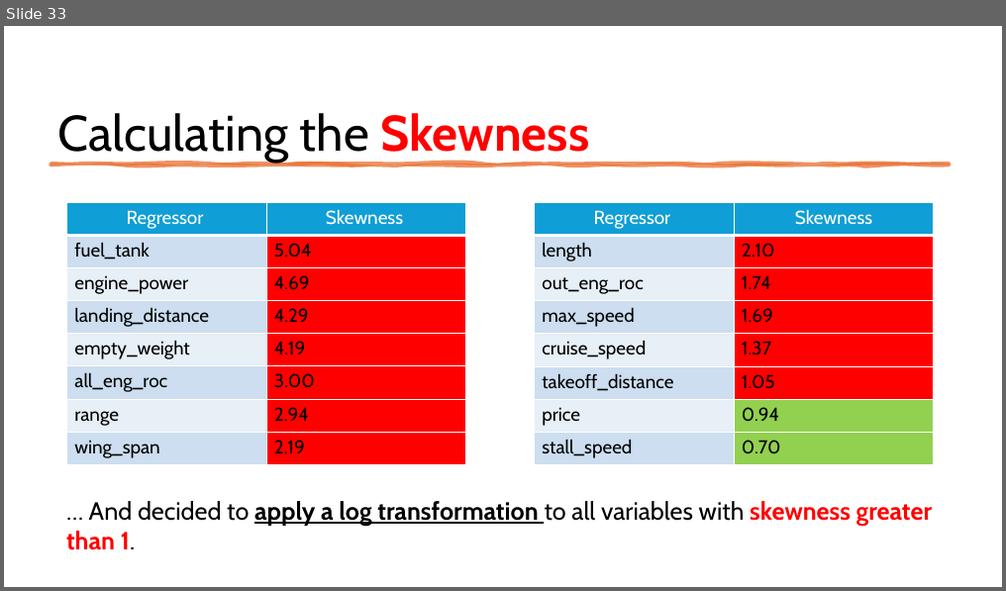
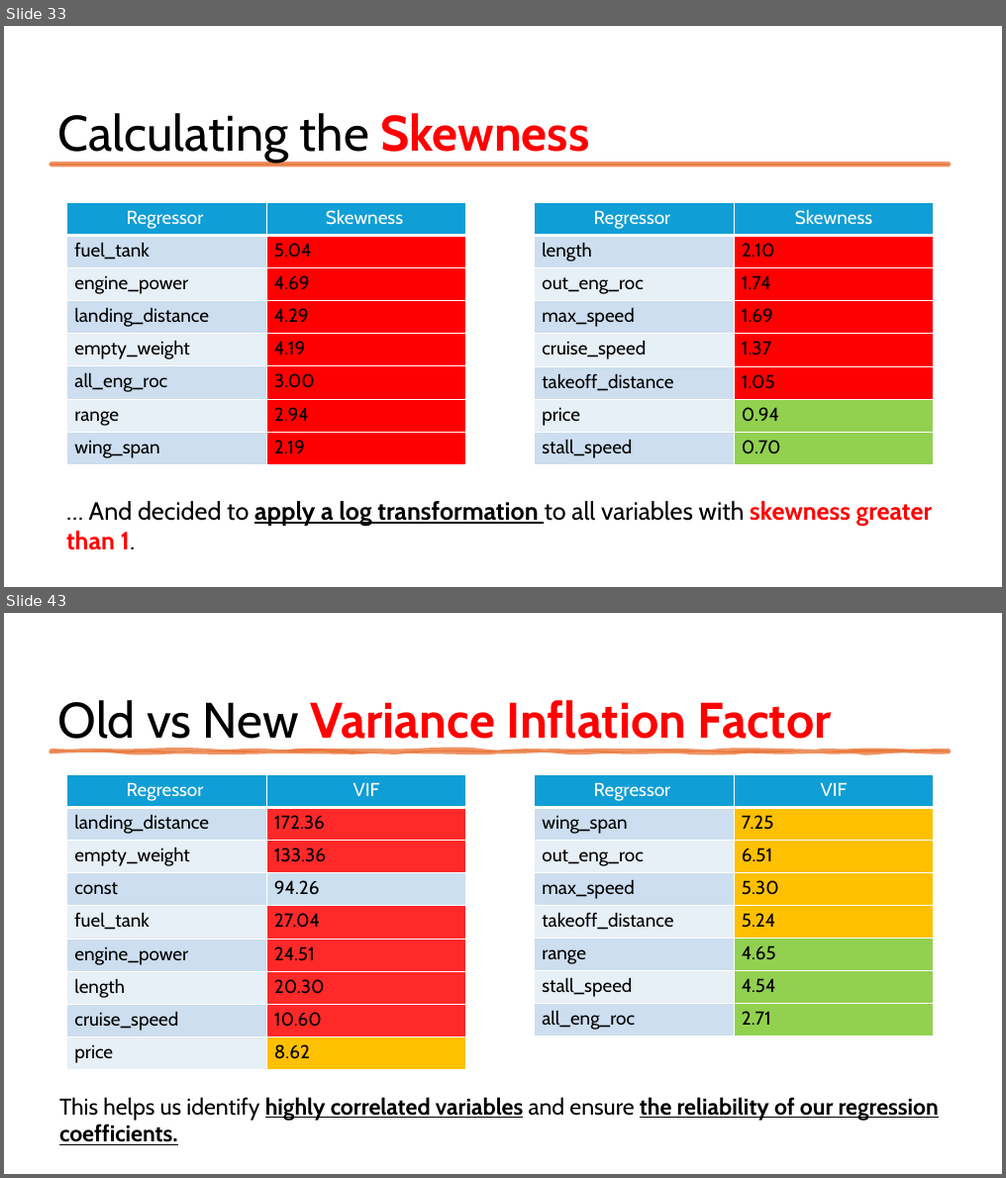
Before and after one commit to aminb00/StatisticalLearningProject, a slide deck: ppt/Presentazione standard1.pptx. Shown one above the other, each under a label of ours: slide 33 before the commit, slides 33 and 43 after it; the slides between them are not shown. The pictures are 1006x591 and 1006x1178 pixels, drawn with LibreOffice and Linux fonts; fonts in the diff are those of the drawing. Boxes give left, top, right and bottom in pixels: in the first picture for what was removed or moved away, otherwise in the second. Text is boxed around its words. In the diff, an @@ line names an element or a change of style, - is before the commit and + after.

```diff
--- a/ppt/Presentazione standard1.pptx
+++ b/ppt/Presentazione standard1.pptx
@@ slide 43 added at [4, 613, 1002, 1174], background #FFFFFF @@
@@ text added at [58, 700, 832, 749], 48 pt, text #FF0000, bold @@
+Old vs New Variance Inflation Factor
@@ freeform shape added at [52, 751, 949, 753], fill #E97132 at 75% opacity, outline #E97132 3.5 pt @@
@@ table added at [67, 774, 467, 1069], 9 rows, 2 columns @@
+Regressor | VIF
+landing_distance | 172.36
+empty_weight | 133.36
+const | 94.26
+fuel_tank | 27.04
+engine_power | 24.51
+length | 20.30
+cruise_speed | 10.60
+price | 8.62
@@ table added at [535, 774, 935, 1037], 8 rows, 2 columns @@
+Regressor | VIF
+wing_span | 7.25
+out_eng_roc | 6.51
+max_speed | 5.30
+takeoff_distance | 5.24
+range | 4.65
+stall_speed | 4.54
+all_eng_roc | 2.71
@@ text added at [59, 1097, 939, 1146], 22 pt, text #000000, bold, underline @@
+This helps us identify highly correlated variables and ensure the reliability of our regression coefficients.
@@ slide 33 changed as well @@
@@ freeform shape removed at [52, 164, 949, 166] @@
@@ rectangle added at [52, 164, 949, 166], fill #E97132 at 75% opacity, outline #E97132 3.5 pt @@
```
Also in this commit, not shown: 31 other slides changed, 35 other slides added.
